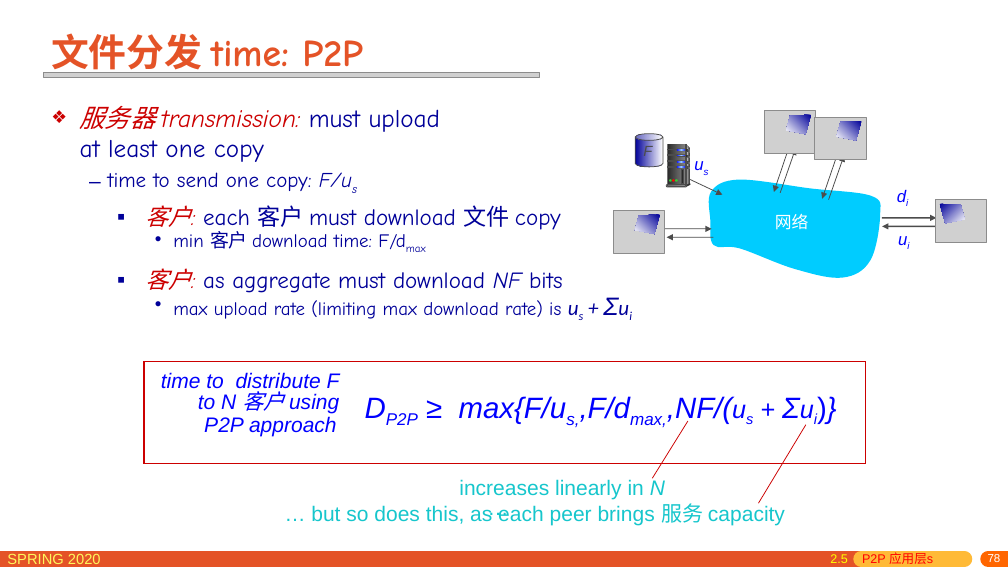
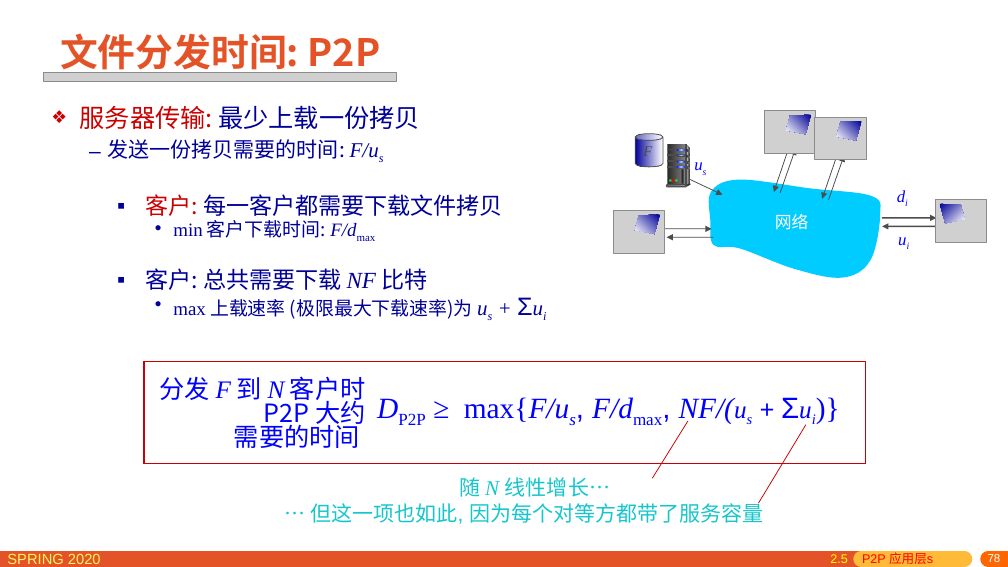
Before and after one commit to network-distributed/presentations, a slide deck: slide 78 of chapter2_cn.pptx. Drawn at 1008x567 pixels with LibreOffice and Linux fonts; fonts in the diff are those of the drawing; grey boxes stand for pictures. Boxes give left, top, right and bottom in pixels: in the first picture for what was removed or moved away, otherwise in the second. Text is boxed around its words. In the diff, an @@ line names an element or a change of style, - is before the commit and + after.

```diff
--- a/chapter2_cn.pptx
+++ b/chapter2_cn.pptx
@@ title at <box>60,33,381,77</box>: text changed; font Comic Neue to Noto Sans CJK SC @@
-文件分发 time: P2P
+文件分发时间: P2P
@@ picture: place and size @@
-picture at <box>43,73,539,78</box>
+picture at <box>43,73,396,82</box>
@@ text at <box>80,105,420,159</box>: text changed; size 24 to 20 pt; font Comic Neue to Noto Sans CJK SC @@
-❖ 服务器 transmission: must upload at least one copy
-  – time to send one copy: F/us
+❖ 服务器传输: 最少上载一份拷贝
+  – 发送一份拷贝需要的时间: F/us
@@ font Arial to Times New Roman in 4 elements at <box>889,182,926,210</box>, <box>891,225,932,253</box>, <box>643,144,652,159</box>, <box>687,150,715,178</box> @@
@@ text at <box>145,194,503,238</box>: text changed; font Comic Neue to Noto Sans CJK SC @@
-▪ 客户: each 客户 must download 文件 copy
-  • min 客户 download time: F/dmax
+▪ 客户: 每一客户都需要下载文件拷贝
+  • min 客户下载时间: F/dmax
@@ text at <box>145,268,473,319</box>: text changed; font Comic Neue to Noto Sans CJK SC @@
-▪ 客户: as aggregate must download NF bits
-  • max upload rate (limiting max download rate) is us + Σui
+▪ 客户: 总共需要下载 NF 比特
+  • max 上载速率 (极限最大下载速率)为 us + Σui
@@ text at <box>160,376,366,448</box>: text changed; size 20 to 24 pt; font Arial to Noto Sans CJK SC; italic off @@
-time to distribute F
-to N 客户 using
-P2P approach
+分发 F 到 N 客户时
+P2P 大约
+需要的时间
@@ text at <box>464,397,734,424</box>: text changed; font Arial to Times New Roman @@
-DP2P ≥ max{F/us,,F/dmax,,NF/(us + Σui)}
+DP2P ≥ max{F/us, F/dmax, NF/(us + Σui)}
@@ text at <box>459,477,610,497</box>: text changed @@
-increases linearly in N …
+随 N 线性增长…
@@ text at <box>310,500,763,524</box>: text changed @@
-… but so does this, as each peer brings 服务 capacity
+… 但这一项也如此, 因为每个对等方都带了服务容量
```
Also in this commit, not shown: 34 other slides changed, 2 slides added, 2 slides removed, 1 other file.
